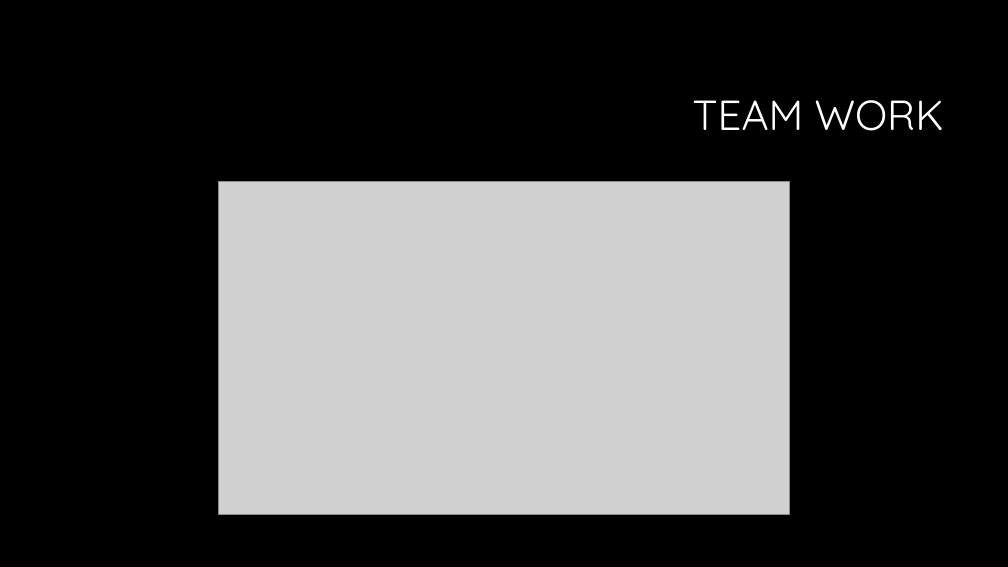
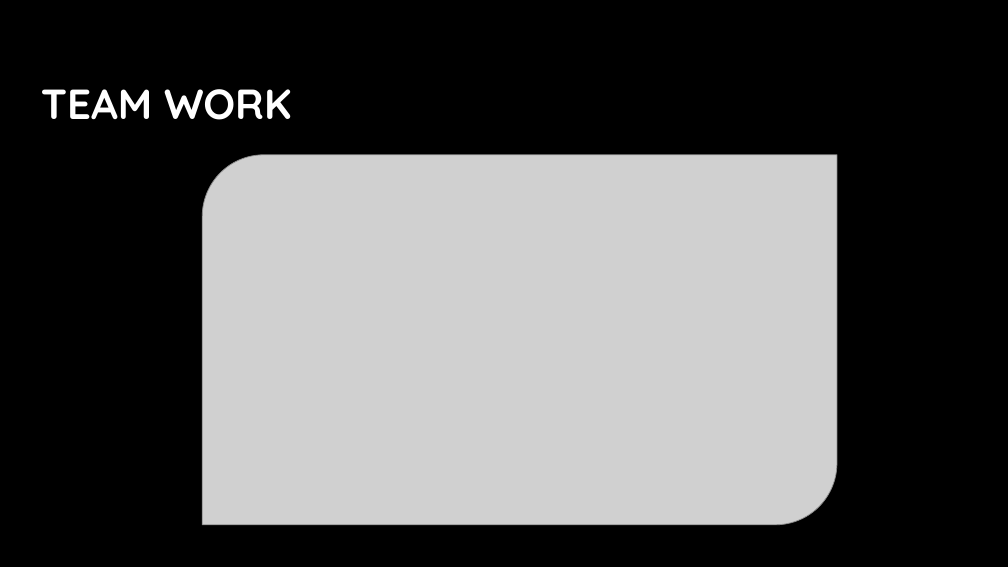
Before and after one commit to Steven-lei/Password-Generator, a slide deck: slide 12 of document/Presentation Password Generator.pptx (slide 11 before the commit). Drawn at 1008x567 pixels with LibreOffice and Linux fonts; fonts in the diff are those of the drawing; grey boxes stand for pictures; background and template pictures are left out. Boxes give left, top, right and bottom in pixels: in the first picture for what was removed or moved away, otherwise in the second. Text is boxed around its words. In the diff, an @@ line names an element or a change of style, - is before the commit and + after.

```diff
--- a/document/Presentation Password Generator.pptx
+++ b/document/Presentation Password Generator.pptx
@@ title "TEAM WORK": place and size @@
-title "TEAM WORK" at box(692, 100, 944, 131)
+title "TEAM WORK" at box(41, 89, 292, 120)
@@ title "TEAM WORK" at box(41, 89, 292, 120): bold on; alignment right to left @@
@@ picture: place and size @@
-picture at box(219, 181, 789, 514)
+picture at box(203, 155, 838, 525)
```
Also in this commit, not shown: 12 other slides changed, 1 slide added.
